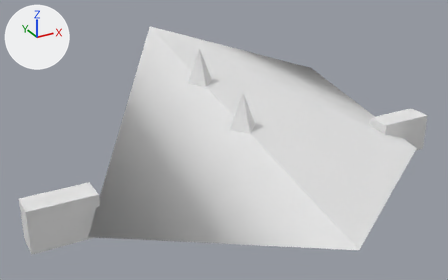
What one commit did to the OBJ model assets/meshes/hull_sarn_light_cruiser_frag_6.obj.
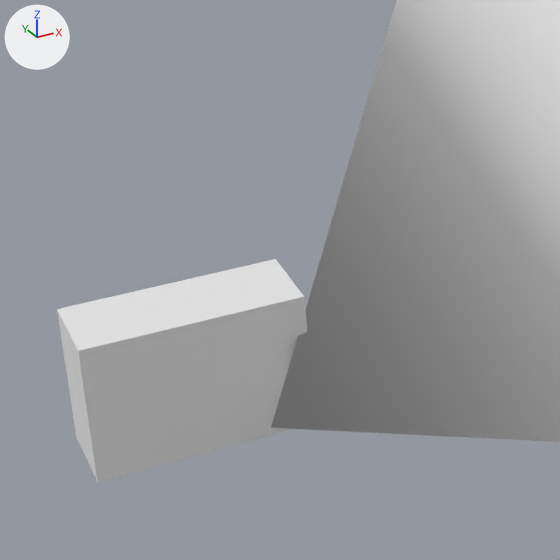
Old and new are each drawn whole from a camera (50 mm lens) standing at (-0.896, -2.466, 1.129) and looking at (0.0, -0.836, 0.314) and again close up on the part from 0% to 41% of the width and 35% to 100% of the height. The axes (+X, +Y, +Z) are drawn at upper left. The lights are the same throughout. The first two pictures are the older version. Where no turn or scale is listed for an object, it has been applied to the vertices.

Objects in the first close-up: 'hull_sarn_light_cruiser_frag_6'.
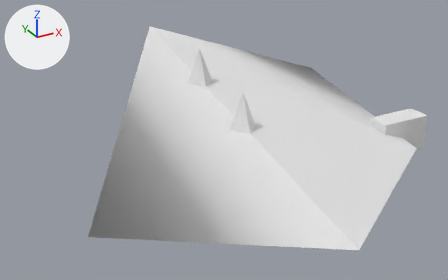
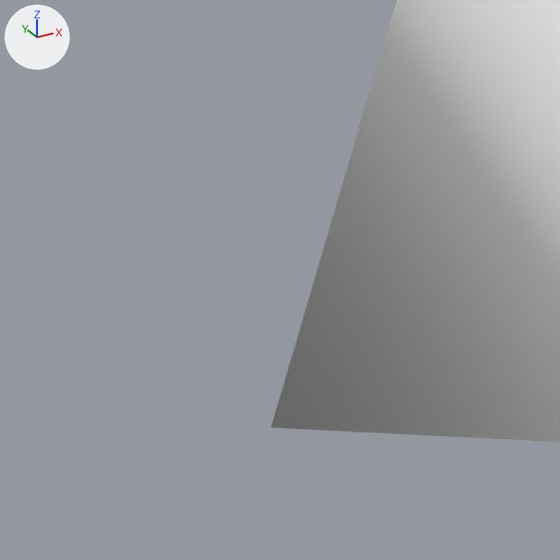
The newer file is also rescaled (x1.027), turned or shifted as a whole; pictures and numbers use the older file's frame.

Pixel boxes (x1, y1, x2, y2) of what changed, in the close-ups (560 x 560 px):
'hull_sarn_light_cruiser_frag_6', reshaped: before (57, 0, 560, 482); after (271, 0, 560, 442)
part 1 of me_hull_sarn_light_cruiser_frag_6, deleted: before (57, 259, 307, 482)

The change, as a list of edits to the scene's bpy script:
```text
Change me_hull_sarn_light_cruiser_frag_6:
    used by ob_hull_sarn_light_cruiser_frag_6; location = (0.0, 0.0, 0.0)
    remove me_hull_sarn_light_cruiser_frag_6.from_pydata(...)  # 35 vertices, 50 faces; spans x -0.682..0.785, y -1.513..-0.241, z 0.0..0.58
    add me_hull_sarn_light_cruiser_frag_6.from_pydata(...)  # 27 vertices, 38 faces; spans x -0.555..0.785, y -1.513..-0.241, z 0.0..0.58
    me_hull_sarn_light_cruiser_frag_6 part 1: the loose piece of 8 vertices spanning x -0.682..-0.493, y -1.053..-0.975, z 0.22..0.345 is deleted
```
